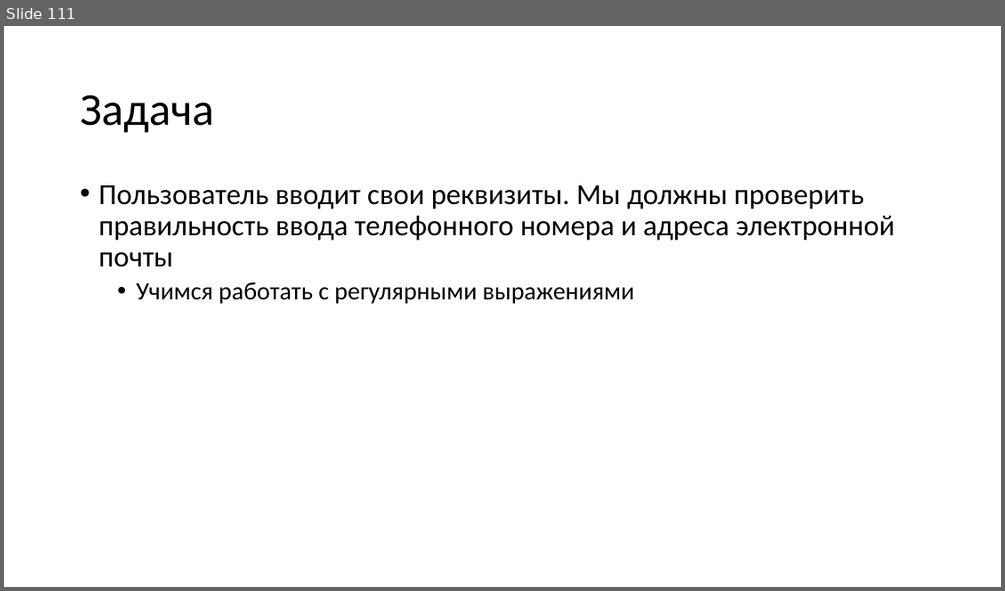
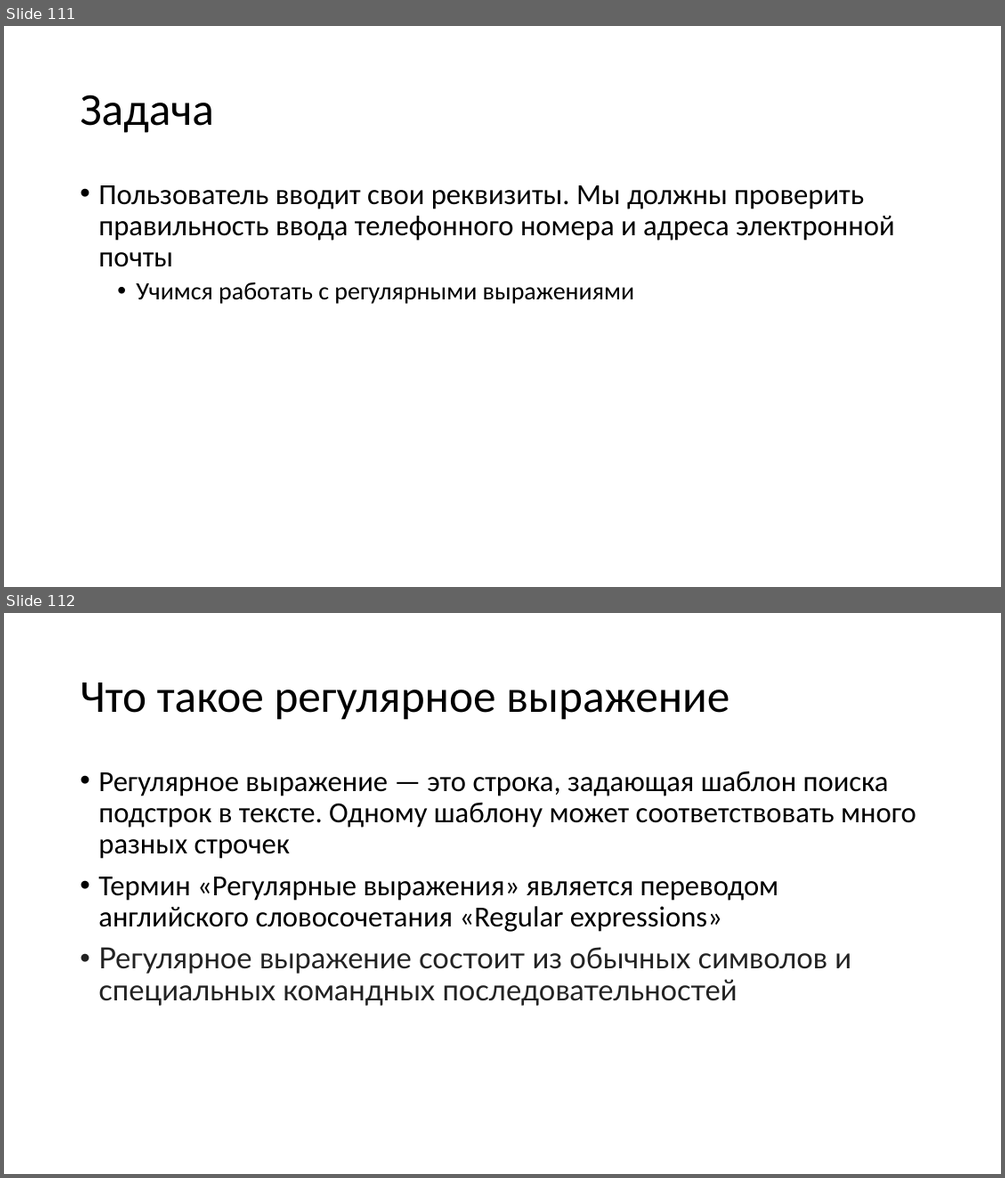
Before and after one commit to paveltsytovich/telegram-course, a slide deck: Presentation/Разработка ботов для телеграмм на Python.pptx. Shown one above the other, each under a label of ours: slide 111 before the commit, slides 111 and 112 after it. The pictures are 1005x591 and 1005x1178 pixels, drawn with LibreOffice and Linux fonts; fonts in the diff are those of the drawing. Boxes give left, top, right and bottom in pixels: in the first picture for what was removed or moved away, otherwise in the second. Text is boxed around its words. In the diff, an @@ line names an element or a change of style, - is before the commit and + after.

Commit message:
Регулярные выражения

```diff
--- a/Presentation/Разработка ботов для телеграмм на Python.pptx
+++ b/Presentation/Разработка ботов для телеграмм на Python.pptx
@@ slide 112 added at [4,613,1001,1174], background #FFFFFF @@
@@ title added at [80,682,729,720], 44 pt, text #000000 @@
+Что такое регулярное выражение
@@ text added at [98,771,916,1005], 28 pt, text #000000 @@
+• Регулярное выражение — это строка, задающая шаблон поиска подстрок в тексте. Одному шаблону может соответствовать много разных строчек
+• Термин «Регулярные выражения» является переводом английского словосочетания «Regular expressions»
+• Регулярное выражение состоит из обычных символов и специальных командных последовательностей
```
Also in this commit, not shown: 11 other slides added, 1 other file.
